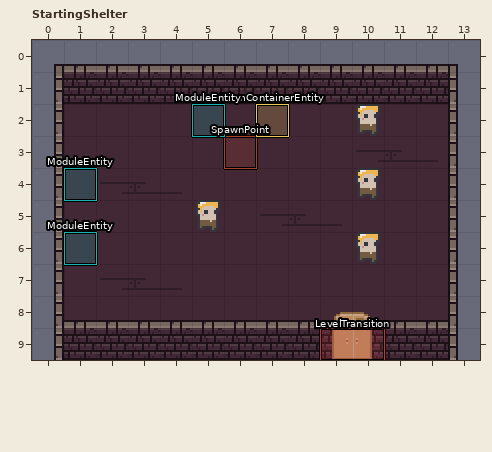
Two versions of a level (LDtk project, saves/saved_map.ldtk). The first picture shows the starting point.
Cells are 16x16 px. Shown: StartingShelter x 0..13, y 0..9. The commit also changed other parts of the map, which this record leaves out.
After:
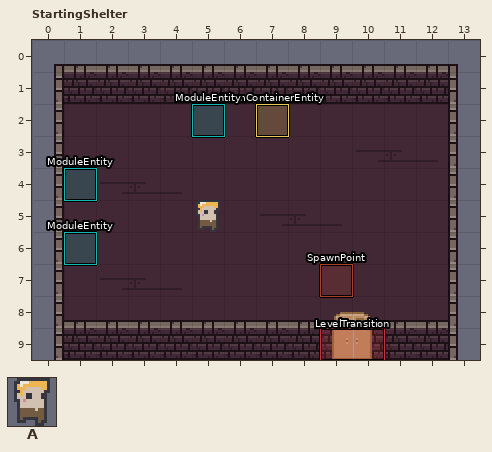
Key: from "Mainsheet": A 11.
Objects are placed by their top-left corner, in cells (3,4 is the top-left corner of cell 3,4); size is 1x1 cell unless given.
What changed:
Layer "Entities":
Object "SpawnPoint" rectangle at 6,3 becomes "SpawnPoint" rectangle at 9,7.
Object A "CreatureEntity" at 10,2 is removed.
Object A "CreatureEntity" at 10,4 is removed.
Object A "CreatureEntity" at 10,6 is removed.
